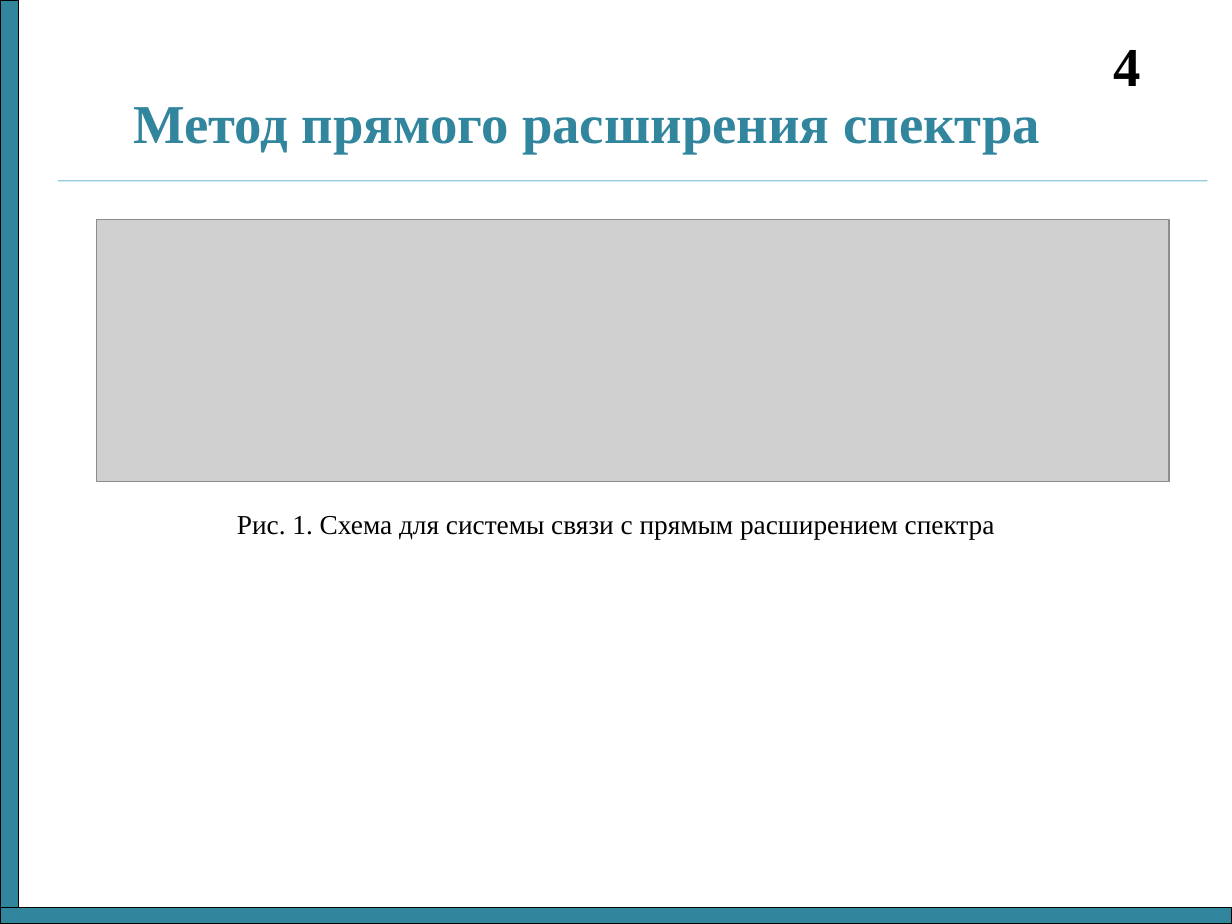
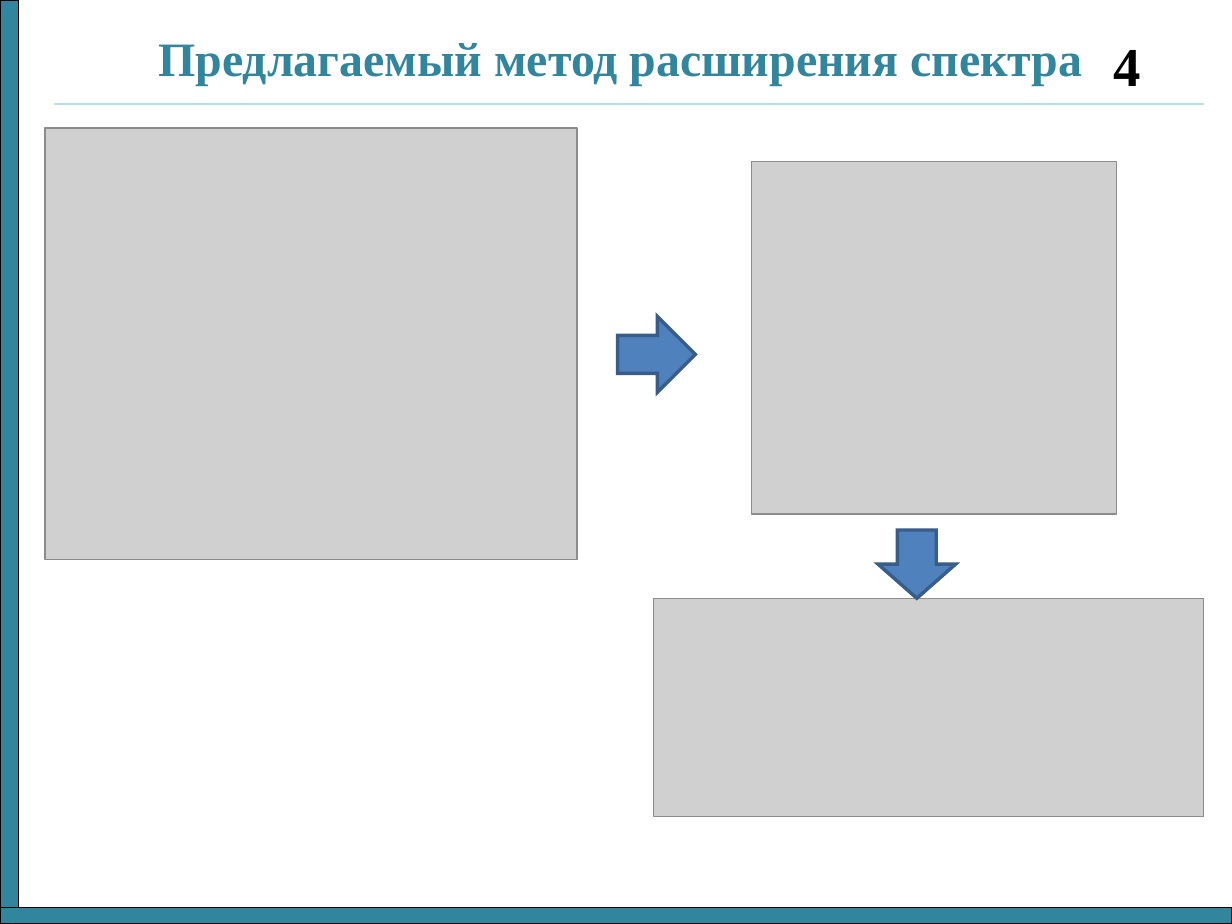
Before and after one commit to nikok94/dissertation, a slide deck: slide 4 of Отчет 3 семестр.ppt. Drawn at 1232x924 pixels with LibreOffice and Linux fonts; fonts in the diff are those of the drawing; grey boxes stand for pictures. Boxes give left, top, right and bottom in pixels: in the first picture for what was removed or moved away, otherwise in the second. Text is boxed around its words. In the diff, an @@ line names an element or a change of style, - is before the commit and + after.

```diff
--- a/Отчет 3 семестр.ppt
+++ b/Отчет 3 семестр.ppt
@@ text "Предлагаемый метод расширения спектра" at (159,43,1082,86): vertical alignment middle to top @@
@@ text at (159,43,1082,86): text changed; size 32 to 28 pt @@
-Метод прямого расширения спектра
+Предлагаемый метод расширения спектра
@@ line moved from (58, 181) - (1207, 181) to (54, 103) - (1204, 103) @@
@@ picture added at (46,128,578,559) @@
@@ picture: place and size @@
-picture at (96,219,1169,482)
+picture at (752,161,1116,514)
@@ right arrow added at (617,317,695,392), fill #4F81BD, outline #385D8A 2.01 pt @@
@@ text removed at (237,516,995,539) @@
-Рис. 1. Схема для системы связи с прямым расширением спектра
@@ down arrow added at (878,530,956,598), fill #4F81BD, outline #385D8A 2.01 pt @@
@@ picture added at (654,599,1205,817) @@
```
Also in this commit, not shown: 3 other slides changed, 1 slide added, 1 slide removed, 1 other file.
